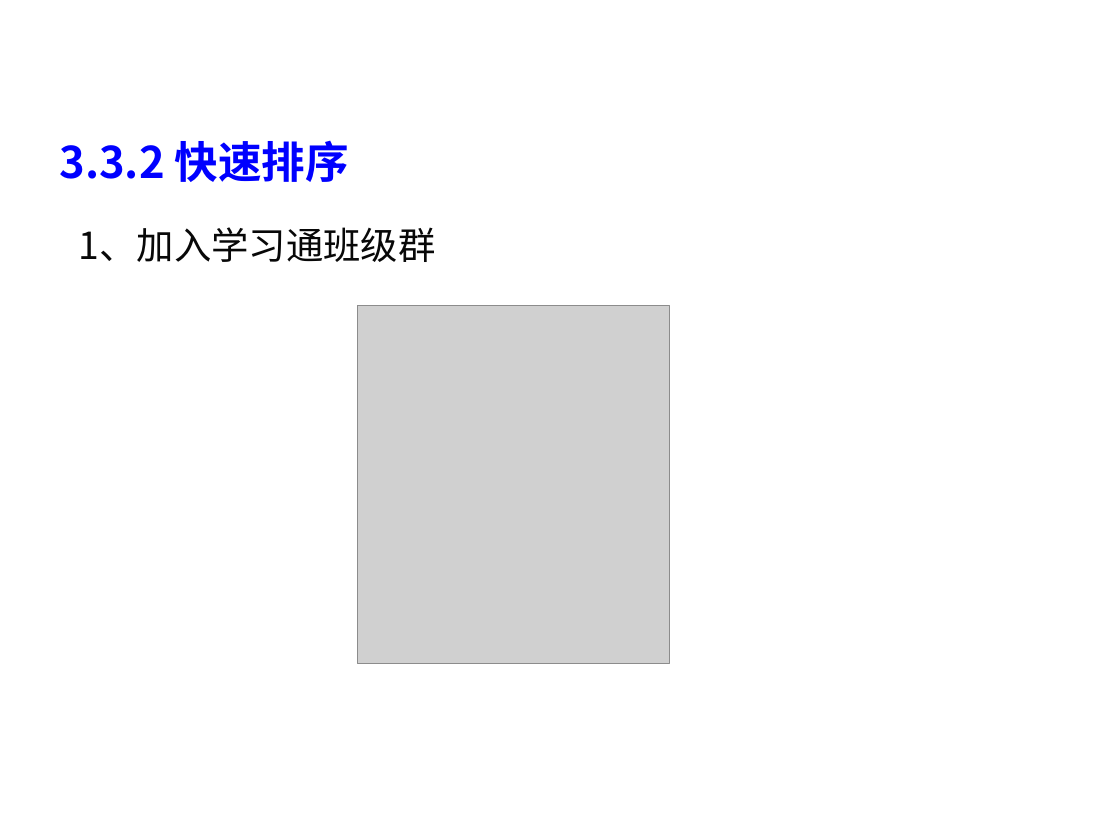
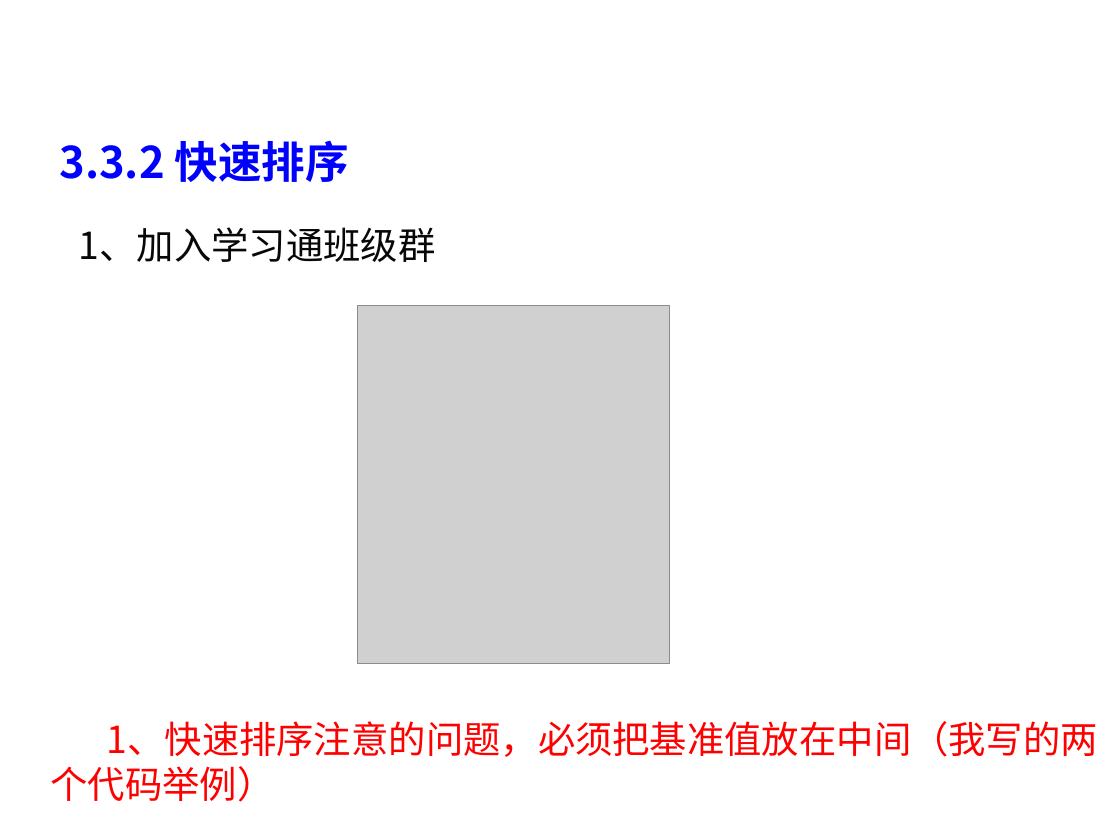
Before and after one commit to liutongling/DP, a slide deck: slide 44 of file/第3章 分治法计.pptx (slide 41 before the commit). Drawn at 1120x840 pixels with LibreOffice and Linux fonts; fonts in the diff are those of the drawing; grey boxes stand for pictures; background and template pictures are left out. Boxes give left, top, right and bottom in pixels: in the first picture for what was removed or moved away, otherwise in the second. Text is boxed around its words. In the diff, an @@ line names an element or a change of style, - is before the commit and + after.

Commit message:
添加递归函数和快速排序代码

```diff
--- a/file/第3章 分治法计.pptx
+++ b/file/第3章 分治法计.pptx
@@ text added at [51,721,1098,802], 24 pt, text #FF0000 @@
+1、快速排序注意的问题，必须把基准值放在中间（我写的两个代码举例）
```
Also in this commit, not shown: 3 other slides changed, 3 slides added, 2 other files.
